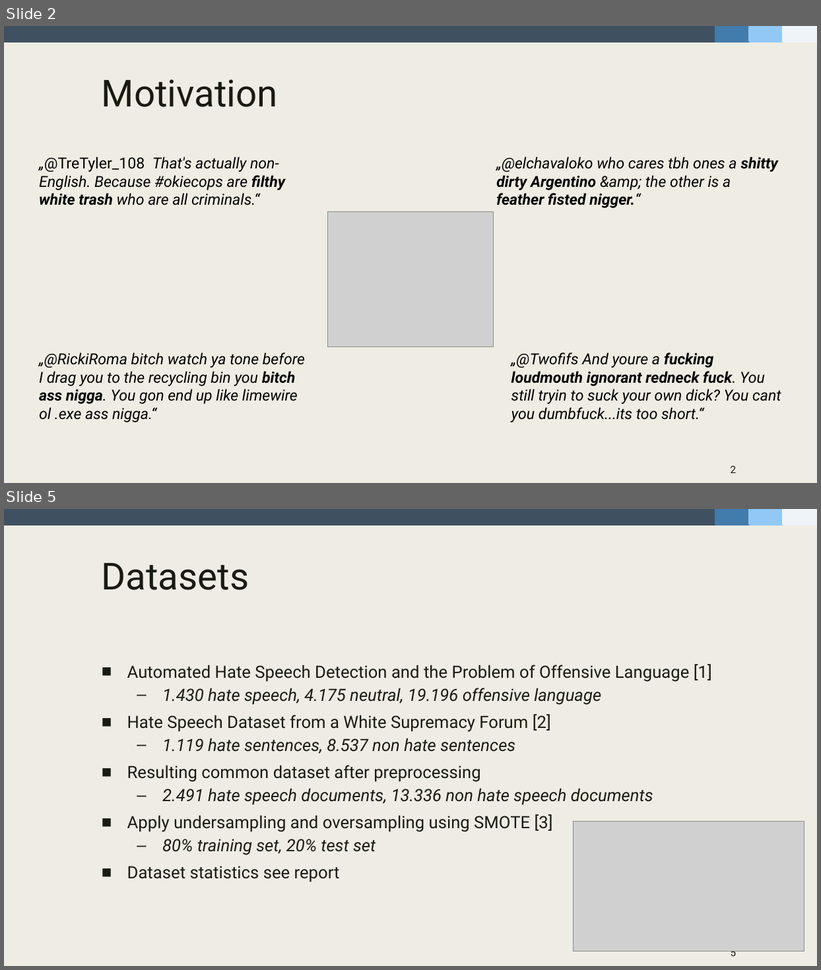
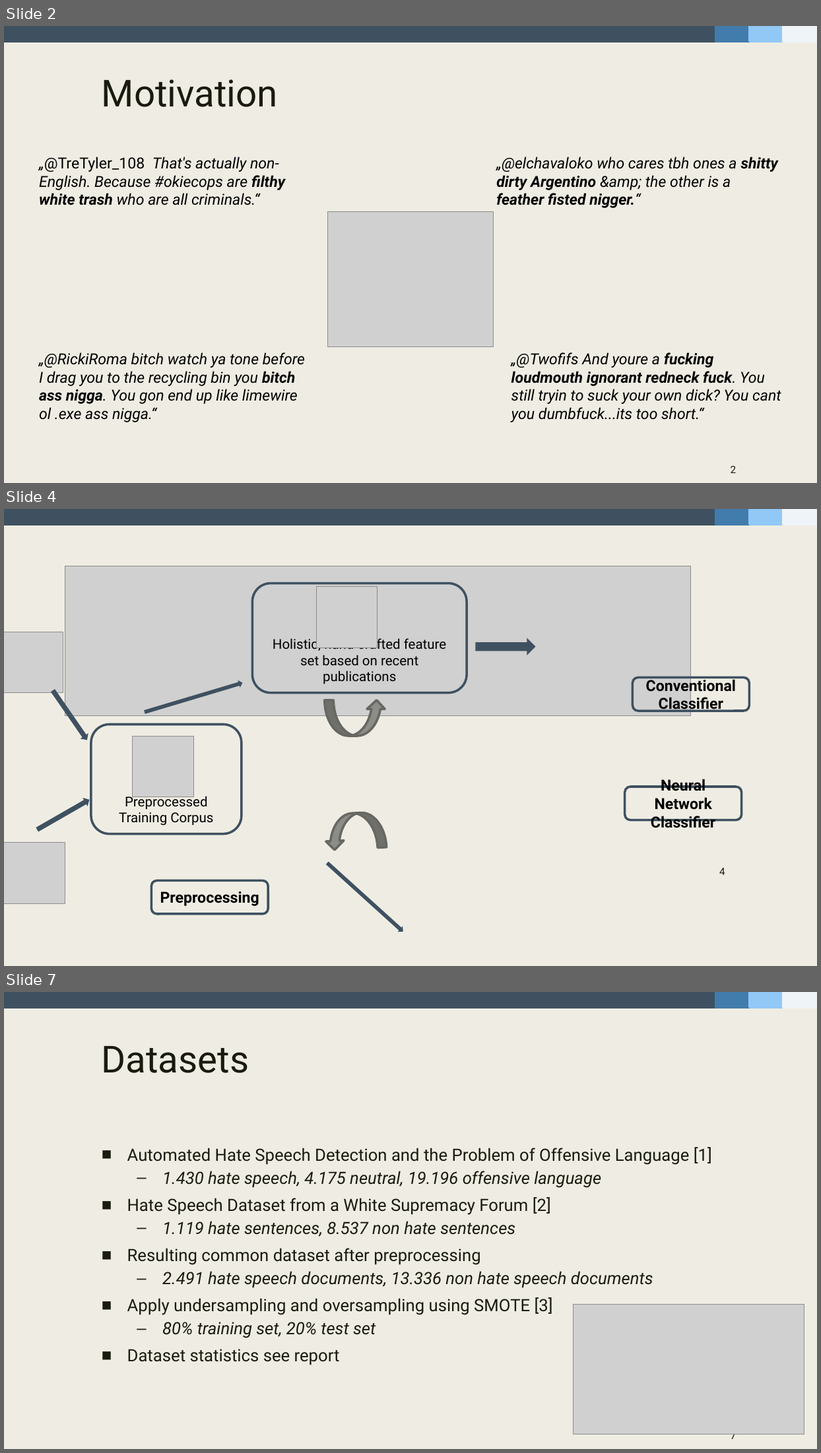
Before and after one commit to fidsusj/HateSpeechDetection, a slide deck: docs/presentation/presentation-slides.pptx. Shown one above the other, each under a label of ours: slides 2 and 5 before the commit, slides 2, 4 and 7 after it; the slides between them are not shown. The pictures are 821x970 and 821x1453 pixels, drawn with LibreOffice and Linux fonts; fonts in the diff are those of the drawing; grey boxes stand for pictures. Boxes give left, top, right and bottom in pixels: in the first picture for what was removed or moved away, otherwise in the second. Text is boxed around its words. In the diff, an @@ line names an element or a change of style, - is before the commit and + after.

```diff
--- a/docs/presentation/presentation-slides.pptx
+++ b/docs/presentation/presentation-slides.pptx
@@ slide 4 added at [4, 509, 817, 966], background #EFEDE3; not listed: 4 template elements that a slide beside it also shows @@
@@ picture added at [65, 566, 691, 716] @@
@@ rounded rectangle added at [252, 584, 467, 693], outline #3F5161 2.75 pt, 16 pt, text #000000 @@
+Holistic, hand-crafted feature set based on recent publications
@@ picture added at [316, 587, 378, 648] @@
@@ picture added at [4, 632, 63, 693] @@
@@ right arrow added at [475, 638, 536, 656], fill #3F5161 @@
@@ right arrow added at [143, 679, 244, 716], fill #3F5161 @@
@@ rounded rectangle added at [633, 677, 750, 711], outline #3F5161 2.75 pt, 18 pt, text #000000, bold @@
+Conventional Classifier
@@ right arrow added at [49, 688, 91, 743], fill #3F5161 @@
@@ curved up arrow added at [325, 700, 386, 737], fill #8C8D86, outline #686863 2.75 pt @@
@@ rounded rectangle added at [91, 724, 242, 834], outline #3F5161 2.75 pt, 16 pt, text #000000 @@
+Preprocessed Training Corpus
@@ picture added at [133, 737, 193, 797] @@
@@ right arrow added at [35, 796, 92, 834], fill #3F5161 @@
@@ rounded rectangle added at [625, 787, 742, 821], outline #3F5161 2.75 pt, 18 pt, text #000000, bold @@
+Neural Network Classifier
@@ curved up arrow added at [324, 812, 387, 851], fill #8C8D86, outline #686863 2.75 pt @@
@@ picture added at [4, 843, 65, 904] @@
@@ right arrow added at [325, 861, 405, 935], fill #3F5161 @@
@@ rounded rectangle added at [152, 881, 269, 915], outline #3F5161 2.75 pt, 18 pt, text #000000, bold @@
+Preprocessing
@@ page number added at [719, 868, 725, 875], 12 pt, text #191B0E @@
+4
@@ what was slide 5 is now slide 7 @@
@@ page number at [731, 1434, 737, 1439]: text changed @@
-5
+7
```
Also in this commit, not shown: 4 slides changed, 2 other slides added, 1 slide removed, 2 other files.
